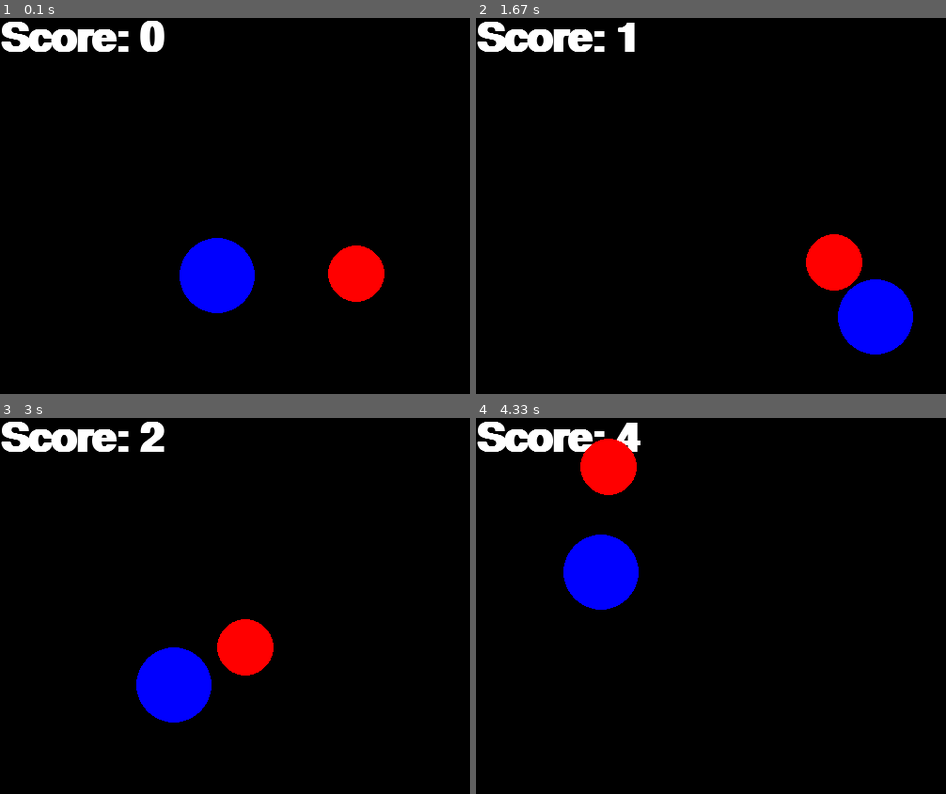
Above: before the commit, frames 1-4 (two rows, left to right).
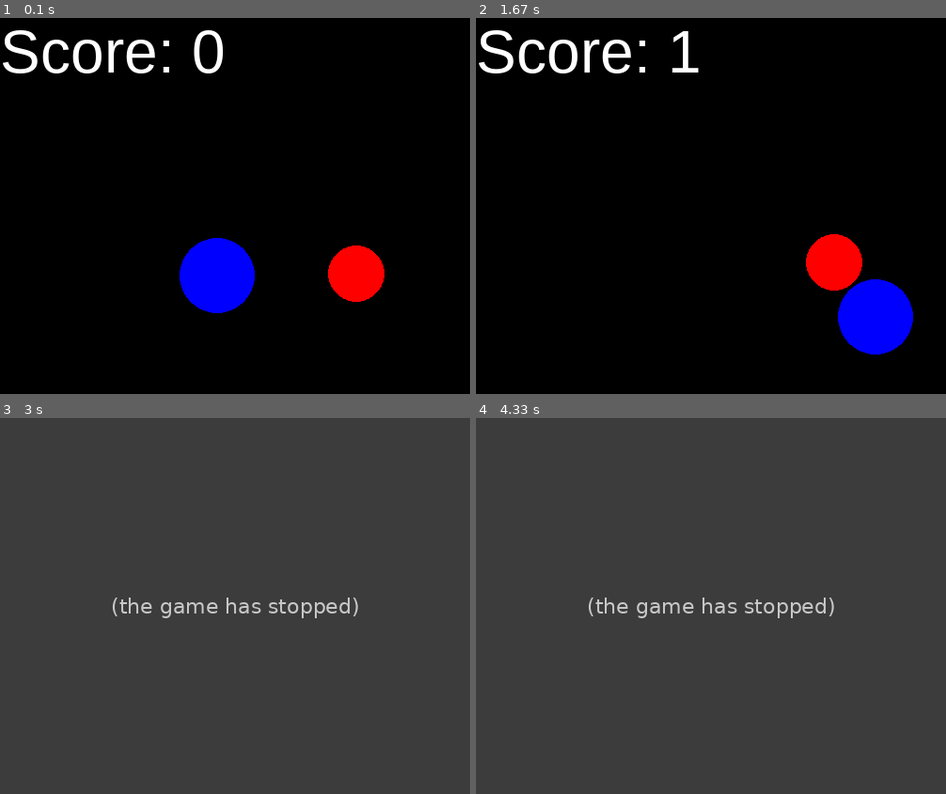
Above: after the commit, the same moments.

Repository: EmilienAmbella-Pali/Python-Projects
Game: pygame game, started from Poke4.py
Two runs of this game, one before a commit and one after it. Both use one fixed random seed, a clock stepped at 60 frames per second and the inputs below.
Inputs (mouse positions are in pixels of both pictures, inside the frame that each line leads up to):
- Up to frame 1 (0.1 s): no input
- Up to frame 2 (1.67 s): press the mouse at (711, 228) at 0.37 s; move the mouse to (654, 221) at 0.47 s; release the mouse at (598, 209) at 0.6 s; press the mouse at (711, 228) at 1.2 s; move the mouse to (729, 175) at 1.3 s; release the mouse at (743, 119) at 1.43 s
- Up to frame 3 (3 s): no input
- Up to frame 4 (4.33 s): no input

The runs differ from the first frame. In frame 1, 2.7% of the frame differs, in the area x 0-48%, y 0-15%; in frame 2, 2.5%; in frame 3, 100%; in frame 4, 100%, in the area x 0-100%, y 0-100%.
After the commit the program exited at 1.68 s; later frames show no game.

Commit message:
Update Poke4.py

Diff:
--- a/Poke4.py
+++ b/Poke4.py
@@ -1,26 +1,15 @@
-# Poke The Dots Version 4
-# This is a graphical game where two dots move around
-# the screen, bouncing off the edges. The user tries
-# to prevent the dots from colliding by pressing and
-# releasing the mouse button to teleport the dots to
-# a random location. The score is the number of seconds
-# from the start of the game.
-
-from uagame import Window
+import pygame
 from random import randint
-from pygame import QUIT, Color, MOUSEBUTTONUP
-from pygame.time import Clock, get_ticks
-from pygame.event import get as get_events
-from pygame.draw import circle as draw_circle
+from pygame import QUIT, MOUSEBUTTONUP
+from pygame.time import get_ticks
+import math
 
 # User-defined functions
-
 def main():
     game = Game()
     game.play()
 
 # User-defined classes
-
 class Game:
     # An object in this class represents a complete game.
 
@@ -28,44 +17,40 @@
         # Initialize a Game.
         # - self is the Game to initialize
 
-        self._window = Window('Poke the Dots', 500, 400)
-        self._adjust_window()
+        pygame.init()
+        self._window = pygame.display.set_mode((500, 400))
+        pygame.display.set_caption('Poke the Dots')
         self._frame_rate = 90  # larger is faster game
         self._close_selected = False
-        self._clock = Clock()
-        self._small_dot = Dot('red', [50,75], 30, [1,2], self._window)
-        self._big_dot = Dot('blue', [200,100], 40, [2,1], self._window)
+        self._game_over = False
+        self._clock = pygame.time.Clock()
+        self._small_dot = Dot('red', [50, 75], 30, [1, 2], self._window)
+        self._big_dot = Dot('blue', [200, 100], 40, [2, 1], self._window)
         self._small_dot.randomize()
         self._big_dot.randomize()
         self._score = 0
-
-    def _adjust_window(self):
-        # Adjust the window for the game.
-        # - self is the Game to adjust the window for
-
-        self._window.set_font_name('ariel')
-        self._window.set_font_size(64)
-        self._window.set_font_color('white')
-        self._window.set_bg_color('black')
+        self._font = pygame.font.SysFont('Arial', 64)
 
     def play(self):
         # Play the game until the player presses the close icon
         # and then close the window.
         # - self is the Game to play
 
-        while not self._close_selected:
+        while not self._close_selected and not self._game_over:
             # play frame
             self.handle_events()
             self.draw()
             self.update()
-        self._window.close()
+        if self._game_over:
+            self.display_game_over()
+        pygame.quit()
 
     def handle_events(self):
         # Handle the current game events by changing the game
         # state appropriately.
         # - self is the Game whose events will be handled
 
-        event_list = get_events()
+        event_list = pygame.event.get()
         for event in event_list:
             self.handle_one_event(event)
 
@@ -93,11 +78,11 @@
         # Draw all game objects.
         # - self is the Game to draw
 
-        self._window.clear()
+        self._window.fill((0, 0, 0))  # fill the window with black
         self.draw_score()
         self._small_dot.draw()
         self._big_dot.draw()
-        self._window.update()
+        pygame.display.update()
 
     def update(self):
         # Update all game objects with state changes
@@ -109,23 +94,61 @@
         self._clock.tick(self._frame_rate)
         self._score = get_ticks() // 1000
 
+        if self.check_collision():
+            self._game_over = True
+        self.increase_difficulty()
+
     def draw_score(self):
         # Draw the time since the game began as a score.
         # - self is the Game to draw for
 
-        string = 'Score: ' + str(self._score)
-        self._window.draw_string(string, 0, 0)
+        score_text = self._font.render(f'Score: {self._score}', True, (255, 255, 255))
+        self._window.blit(score_text, (0, 0))
+
+    def check_collision(self):
+        # Check if the two dots collide.
+        # - self is the Game to check the collision for
+
+        small_dot_center = self._small_dot.get_center()
+        big_dot_center = self._big_dot.get_center()
+
+        # Calculate the distance between the centres of the dots
+        distance = math.sqrt((small_dot_center[0] - big_dot_center[0])**2 +
+                             (small_dot_center[1] - big_dot_center[1])**2)
+
+        # Sum of the radii of both dots
+        radius_sum = self._small_dot.get_radius() + self._big_dot.get_radius()
+
+        # If the distance is less than the sum of the radii, there is a collision
+        return distance < radius_sum
+
+    def increase_difficulty(self):
+        # Increase the difficulty over time by gradually increasing the dot speeds.
+        # - self is the Game to increase the difficulty for
+
+        if self._score % 10 == 0 and self._score > 0:  # Increase speed every 10 seconds
+            self._small_dot.increase_speed()
+            self._big_dot.increase_speed()
+
+    def display_game_over(self):
+        # Display the Game Over screen with the final score.
+        # - self is the Game to display the game over for
+
+        self._window.fill((0, 0, 0))
+        game_over_text = self._font.render(f"Game Over! Final Score: {self._score}", True, (255, 255, 255))
+        self._window.blit(game_over_text, (100, 150))
+        pygame.display.update()
 
 class Dot:
-    # An object in this class represents a colored circle
+    # An object in this class represents a coloured circle
     # that can move.
 
     def __init__(self, color, center, radius, velocity, window):
         # Initialize a Dot.
         # - self is the Dot to initialize
-        # - color is the str color of the dot
+        # - color is the str colour of the dot
         # - center is a list containing the x and y int
-        # coords of the center of the dot
+        # coords of the centre of the dot
         # - radius is the int pixel radius of the dot
         # - velocity is a list containing the x and y components
         # - window is the game's Window
@@ -143,23 +166,21 @@
 
         size = (self._window.get_width(), self._window.get_height())
         for index in range(0, 2):
-            # update center at index
+            # update centre at index
             self._center[index] = self._center[index] + self._velocity[index]
             # dot perimeter outside window?
             if (self._center[index] < self._radius) or (self._center[index] + self._radius > size[index]):
                 # change direction
-                self._velocity[index] = - self._velocity[index]
+                self._velocity[index] = -self._velocity[index]
 
     def draw(self):
         # Draw the dot on the surface.
         # - self is the Dot
 
-        surface = self._window.get_surface()
-        color = Color(self._color)
-        draw_circle(surface, color, self._center, self._radius)
+        pygame.draw.circle(self._window, pygame.Color(self._color), self._center, self._radius)
 
     def randomize(self):
-        # Change the dot so that its center is at a random
+        # Change the dot so that its centre is at a random
         # point on the surface. Ensure that no part of a dot
         # extends beyond the surface boundary.
         # - self is the Dot
@@ -168,4 +189,25 @@
         for index in range(0, 2):
             self._center[index] = randint(self._radius, size[index] - self._radius)
 
+    def get_center(self):
+        # Get the current centre of the dot
+        return self._center
+
+    def get_radius(self):
+        # Get the radius of the dot
+        return self._radius
+
+    def get_rect(self):
+        # Return a pygame Rect object representing the dot's area
+        # - self is the Dot
+
+        return pygame.Rect(self._center[0] - self._radius, self._center[1] - self._radius, self._radius * 2, self._radius * 2)
+
+    def increase_speed(self):
+        # Increase the dot's speed over time.
+        # - self is the Dot to increase speed for
+
+        self._velocity[0] += 1 if self._velocity[0] > 0 else -1
+        self._velocity[1] += 1 if self._velocity[1] > 0 else -1
+
 main()
